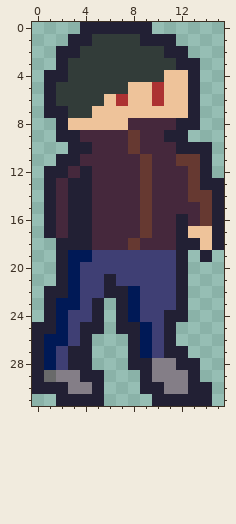
Pixel-art sprite: src/gfx/png/trase.png. This is how it looked before the edit.
The file is 16x32 pixels.
The result:
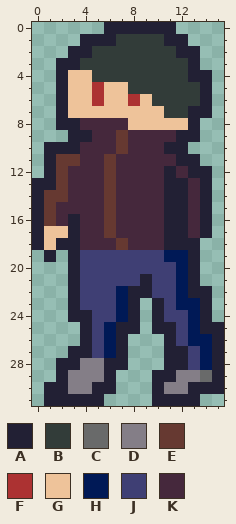
Palette (. is transparent): A #222034  B #323c39  C #696a6a  D #847e87  E #663931  F #ac3232  G #eec39a  H #001956  J #3f3f74  K #45283c
The exact change:
Changed rows in their new state; - is an unchanged pixel.
first column x 0:
 0 ----..----AA----
 1 ---.-AA--BB-A---
 2 --.-A------B-A--
 3 ---A--------B---
 4 -.-GG------BB-A-
 5 -.AGGFGGBBBBBBA-
 6 -.AGGF-GF-BBBBA-
 7 -.-GG------BB-A-
 8 ---AKKKKGGGGG---
 9 --.-A--EK--K-A--
10 -AA-K--EK--A-..-
11 -AEE--E--K--AA.-
12 --E-K-E--K-A-A--
13 A-EKK-E--K-AAK-.
14 AEEKK-E--K-AAKA.
15 AE-KK-E--K-AA-A.
16 AE--K-E--K-A--A.
17 AGG-K-E--K-A-KA.
18 AG--K--EK--A--..
19 -A.AJ------HHA.-
20 --.A--------HA--
21 --.A--J--A--HA--
22 -..A--JHAA--HAA-
23 -..A-JJHA.A-HHA-
24 -..AAJJHA.AJJHA-
25 ....-JH--.A-JHAA
26 ....-JHA...-JHHA
27 ...--JHA...--JHA
28 ..A-DDAA...A-JHA
29 ..A-DDA--.AA-DCA
30 .-----A--.-----A
31 -A------------.-
Where, in picture pixels (left, top, right, bottom), the same in both pictures:
changed: (32, 22, 224, 406)
